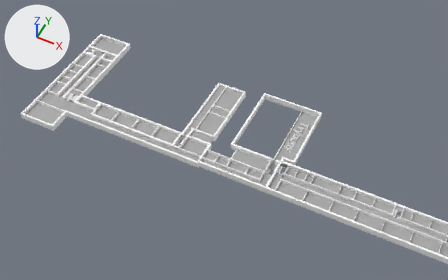
A saved change to the glTF model src/assets/floors/Floor1.gltf.
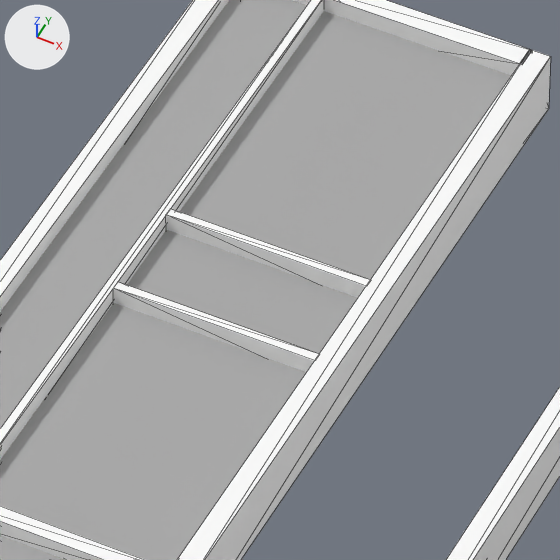
There are two pictures of each version: one from a camera (50 mm lens) standing at (5.67, -18.44, 21.14) and looking at (-3.12, -0.84, -0.85), one close up on the part from 44% to 55% of the width and 31% to 48% of the height. The lights are fixed; the arrows at upper left show +X, +Y and +Z. The close-ups show mesh edges as thin lines. Where no turn or scale is listed for an object, it has been applied to the vertices.

In view in the first close-up: 'Cube', 'Cube.001', 'Cube.002', 'Wall.020', 'Wall.021', 'Wall.022', 'Wall.028', 'Wall.108', 'Wall.109'.
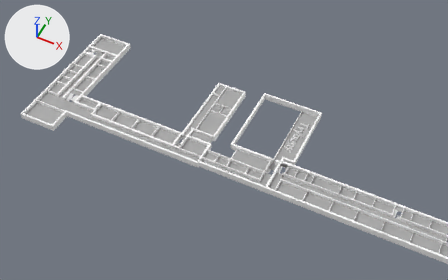
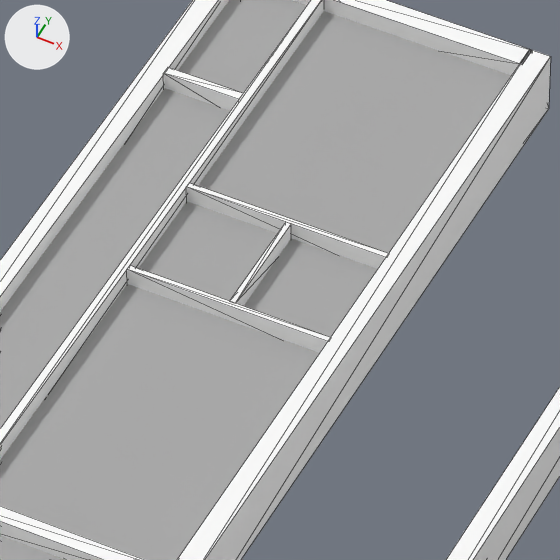
Commit message: Corrected floor 1

Boxes [x1, y1, x2, y2] around the edits, measured in the close-ups (560 x 560 px):
```json
{"object": "Wall.028", "change": "moved, rescaled", "before": [113, 282, 319, 372], "after": [127, 265, 330, 353]}
{"object": "Wall.022", "change": "moved, turned, rescaled", "before": [166, 209, 370, 298], "after": [230, 222, 291, 306]}
{"object": "Wall.047", "change": "added", "after": [186, 183, 388, 269]}
{"object": "Wall.057", "change": "added", "after": [164, 68, 243, 111]}
```

Edits to the scene script, one JSON object a line:
```json
{"op": "add", "block": "mat_wall_002", "code": ["mat_wall_002 = principled_material('Wall.002')", "mat_wall_002.base_color = (1.0, 1.0, 1.0)  # white #ffffff"]}
{"op": "add", "block": "mat_wall_001", "code": ["mat_wall_001 = principled_material('Wall.001')", "mat_wall_001.base_color = (1.0, 1.0, 1.0)  # white #ffffff"]}
{"op": "add", "block": "me_wall_050", "code": ["me_wall_050 = bpy.data.meshes.new('Wall.050')", "me_wall_050.from_pydata(...)  # a box spanning x -0.346..0.0, y -0.04..0.0, z 0.0..0.115", "me_wall_050.materials.append(mat_wall_002)  # white #ffffff"]}
{"op": "add", "block": "me_wall_031", "code": ["me_wall_031 = bpy.data.meshes.new('Wall.031')", "me_wall_031.from_pydata(...)  # a box spanning x -0.9..0.0, y -0.025..0.0, z 0.0..0.115", "me_wall_031.materials.append(mat_wall_001)  # white #ffffff"]}
{"op": "set", "path": "ob_wall_022.location", "old": "(-3.212, 0.026, 0.169)", "new": "(-3.664, 0.167, 0.169)"}
{"op": "set", "path": "ob_wall_022.rotation_euler", "old": "(0.0, 0.0, 1.571)", "new": "(0.0, 0.0, -3.142)", "note": "degrees (0, 0, 90) -> degrees (0, 0, -180)"}
{"op": "set", "path": "ob_wall_022.scale", "old": "(1.0, 1.0, 1.0)", "new": "(0.626, 0.555, 1.0)"}
{"op": "set", "path": "ob_wall_028.location", "old": "(-3.212, -0.435, 0.169)", "new": "(-3.212, -0.331, 0.169)"}
{"op": "set", "path": "ob_wall_028.scale", "old": "(1.0, 1.0, 1.0)", "new": "(0.63, 1.0, 1.0)"}
{"op": "add", "block": "ob_wall_057", "code": ["ob_wall_057 = bpy.data.objects.new('Wall.057', me_wall_050)", "ob_wall_057.location = (-4.151, 0.751, 0.169)"]}
{"op": "add", "block": "ob_wall_047", "code": ["ob_wall_047 = bpy.data.objects.new('Wall.047', me_wall_031)", "ob_wall_047.location = (-3.212, 0.191, 0.169)"]}
```
